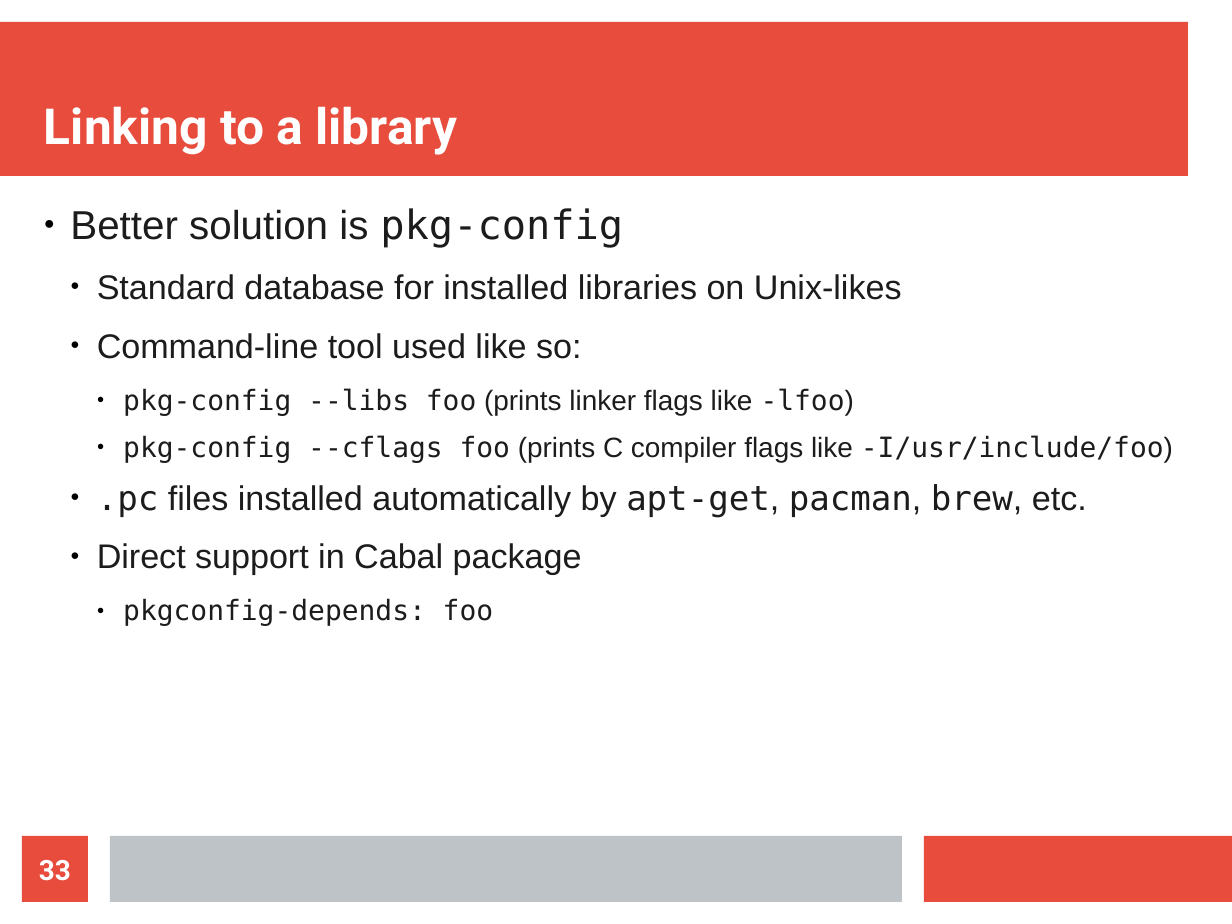
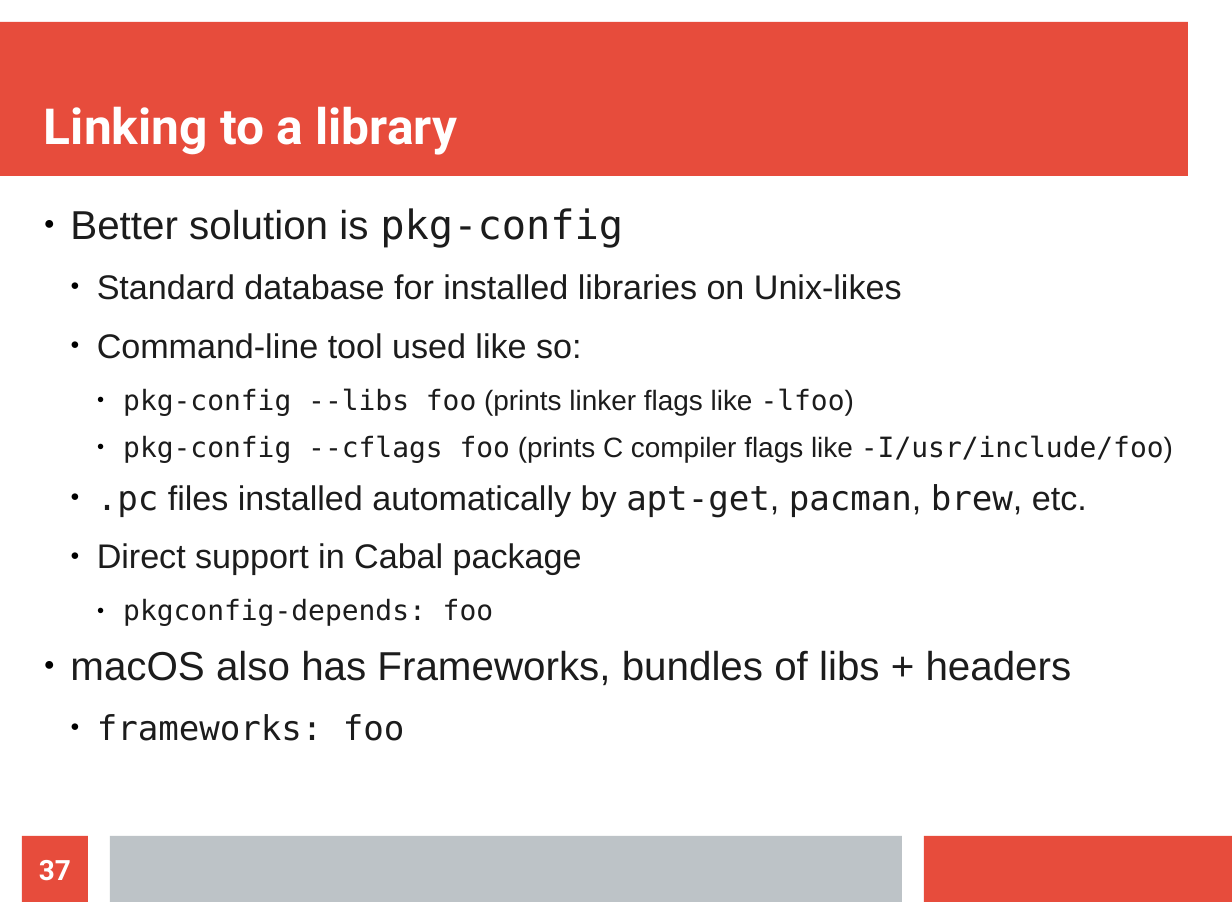
Before and after one commit to mtolly/haskell-c-talk, a slide deck: slide 37 of presentation.odp (slide 33 before the commit). Drawn at 1232x924 pixels with LibreOffice and Linux fonts; fonts in the diff are those of the drawing. Boxes give left, top, right and bottom in pixels: in the first picture for what was removed or moved away, otherwise in the second. Text is boxed around its words. In the diff, an @@ line names an element or a change of style, - is before the commit and + after.

```diff
--- a/presentation.odp
+++ b/presentation.odp
@@ text at <box>70,650,1072,741</box>: paragraphs added @@
+● macOS also has Frameworks, bundles of libs + headers
+  ● frameworks: foo
@@ page number at <box>39,860,71,881</box>: text changed @@
-33
+37
```
Also in this commit, not shown: 6 other slides changed, 5 slides added, 8 other files.
